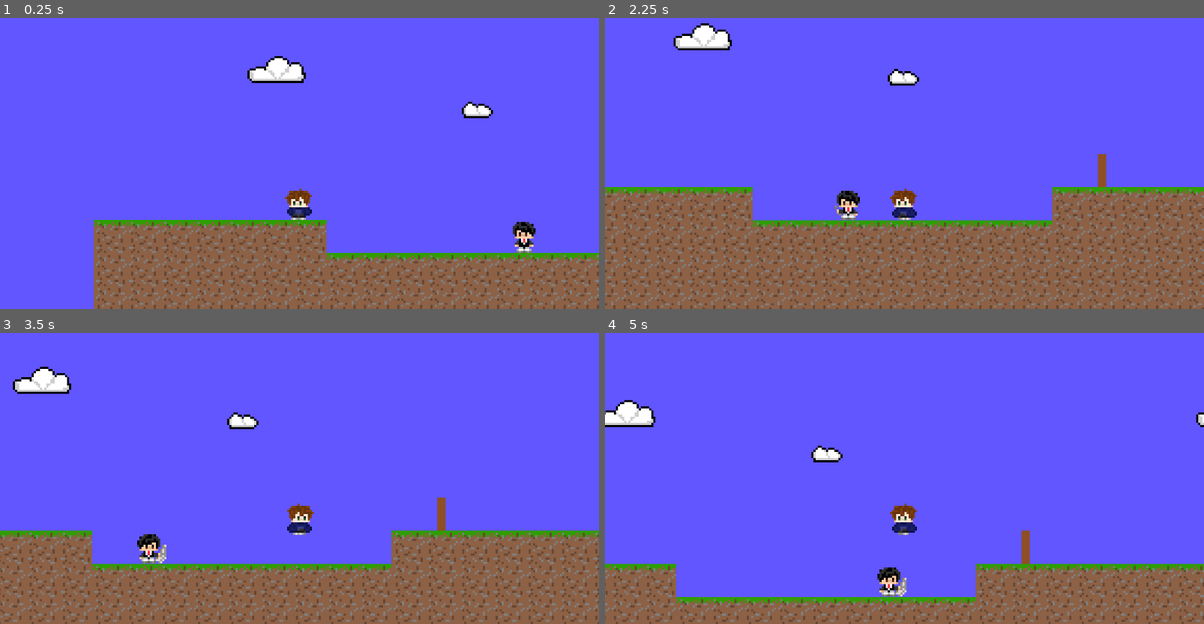
Above: before the commit, frames 1-4 (two rows, left to right).
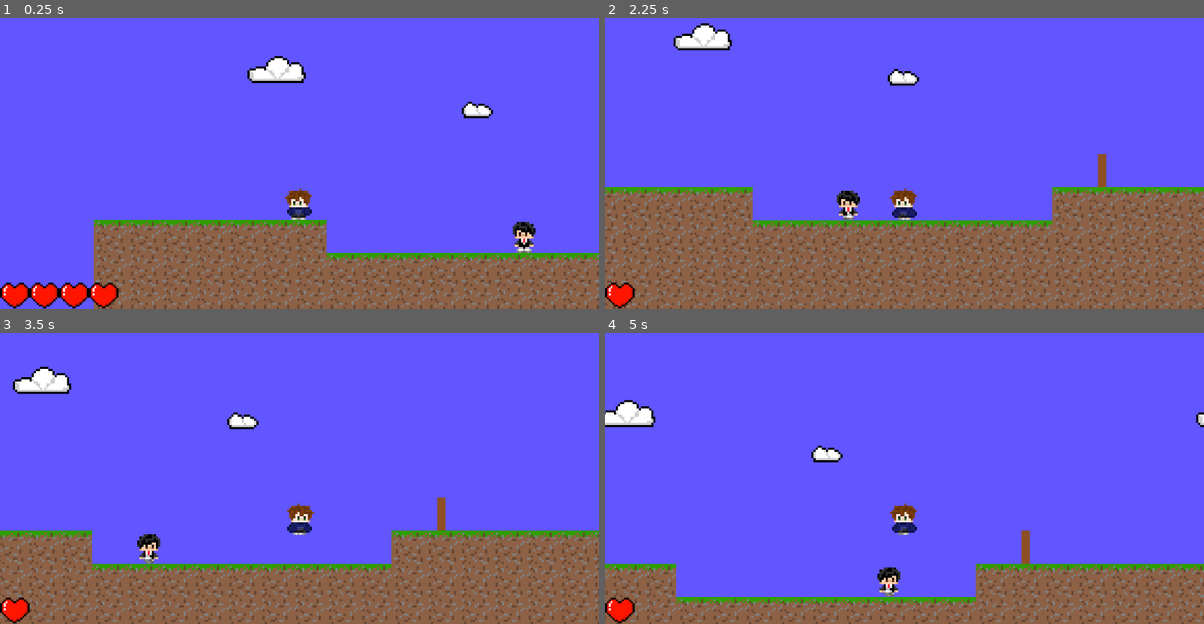
Above: after the commit, the same moments.

Repository: Trismania/htx-the-game
Game: Godot game, scene res://scenes/main.tscn
The game is run twice, just before and just after one commit, with the same random seed, the same clock (stepped at 60 frames per second) and the same inputs.
Inputs:
- Up to frame 1 (0.25 s): no input
- Up to frame 2 (2.25 s): hold D (move_right) 0.53-2.03 s; tap Space (jump) at 0.77, 1.52 s; hold A (move_left) from 2.03 s (still down)
- Up to frame 3 (3.5 s): release A (move_left) at 2.78 s; hold D (move_right) from 2.78 s (still down); tap Space (jump) at 3.02 s
- Up to frame 4 (5 s): tap Space (jump) at 3.77, 4.52 s; release D (move_right) at 4.28 s; hold A (move_left) from 4.28 s (still down)

The runs differ from the first frame. In frame 1, 1.3% of the frame differs, in the area x 0-20%, y 90-100%; in frame 2, 0.4%; in frame 3, 0.5%; in frame 4, 0.5%.

Commit message:
Slight enemy improvement

Diff:
--- a/scenes/main.tscn
+++ b/scenes/main.tscn
@@ -1,8 +1,10 @@
-[gd_scene load_steps=6 format=3 uid="uid://dla5a47hbko3i"]
+[gd_scene load_steps=13 format=3 uid="uid://dla5a47hbko3i"]
 
 [ext_resource type="Texture2D" uid="uid://c4m2derb5j6li" path="res://assets/levelTextures.png" id="1_yo33b"]
 [ext_resource type="PackedScene" uid="uid://bblqhtyuxank" path="res://scenes/player.tscn" id="2_n66ko"]
 [ext_resource type="PackedScene" uid="uid://iisuretcuh7m" path="res://scenes/hhx.tscn" id="3_llxs0"]
+[ext_resource type="Texture2D" uid="uid://33mx4jp4usbr" path="res://assets/hearts.png" id="4_fvct1"]
+[ext_resource type="Script" path="res://scripts/healthbar.gd" id="4_pfgku"]
 
 [sub_resource type="TileSetAtlasSource" id="TileSetAtlasSource_gi2n8"]
 texture = ExtResource("1_yo33b")
@@ -55,6 +57,57 @@
 physics_layer_0/collision_layer = 1
 sources/0 = SubResource("TileSetAtlasSource_gi2n8")
 
+[sub_resource type="AtlasTexture" id="AtlasTexture_lns11"]
+atlas = ExtResource("4_fvct1")
+region = Rect2(0, 48, 64, 16)
+
+[sub_resource type="AtlasTexture" id="AtlasTexture_326bq"]
+atlas = ExtResource("4_fvct1")
+region = Rect2(0, 0, 64, 16)
+
+[sub_resource type="AtlasTexture" id="AtlasTexture_0ufvh"]
+atlas = ExtResource("4_fvct1")
+region = Rect2(0, 32, 64, 16)
+
+[sub_resource type="AtlasTexture" id="AtlasTexture_ysin5"]
+atlas = ExtResource("4_fvct1")
+region = Rect2(0, 16, 64, 16)
+
+[sub_resource type="SpriteFrames" id="SpriteFrames_g0ju6"]
+animations = [{
+"frames": [{
+"duration": 1.0,
+"texture": SubResource("AtlasTexture_lns11")
+}],
+"loop": true,
+"name": &"four",
+"speed": 5.0
+}, {
+"frames": [{
+"duration": 1.0,
+"texture": SubResource("AtlasTexture_326bq")
+}],
+"loop": true,
+"name": &"one",
+"speed": 5.0
+}, {
+"frames": [{
+"duration": 1.0,
+"texture": SubResource("AtlasTexture_0ufvh")
+}],
+"loop": true,
+"name": &"three",
+"speed": 5.0
+}, {
+"frames": [{
+"duration": 1.0,
+"texture": SubResource("AtlasTexture_ysin5")
+}],
+"loop": true,
+"name": &"two",
+"speed": 5.0
+}]
+
 [node name="main" type="Node2D"]
 
 [node name="TileMap" type="TileMap" parent="." groups=["walls"]]
@@ -75,3 +128,22 @@
 
 [node name="HHX" parent="." instance=ExtResource("3_llxs0")]
 position = Vector2(219, 77)
+
+[node name="CanvasLayer" type="CanvasLayer" parent="."]
+
+[node name="Healthbar" type="Control" parent="CanvasLayer"]
+layout_mode = 3
+anchors_preset = 2
+anchor_top = 1.0
+anchor_bottom = 1.0
+offset_top = -40.0
+offset_right = 40.0
+grow_vertical = 0
+script = ExtResource("4_pfgku")
+
+[node name="AnimatedSprite2D" type="AnimatedSprite2D" parent="CanvasLayer/Healthbar"]
+position = Vector2(114, 10.5)
+scale = Vector2(3.5625, 3.5625)
+sprite_frames = SubResource("SpriteFrames_g0ju6")
+animation = &"one"
+autoplay = "four"
--- /dev/null
+++ b/scripts/healthbar.gd
@@ -0,0 +1,16 @@
+extends Control
+
+@onready var animated_sprite_2d: AnimatedSprite2D = $AnimatedSprite2D
+
+var health = 4
+
+func get_hurt():
+	if health == 4:
+		health -= 1
+		animated_sprite_2d.play("three")
+	if health == 3:
+		health -= 1
+		animated_sprite_2d.play("two")
+	if health == 2:
+		health -= 1
+		animated_sprite_2d.play("one")
--- a/scripts/hhx.gd
+++ b/scripts/hhx.gd
@@ -5,19 +5,20 @@
 var state: String = "walking"  # States: "walking" or "attacking"
 var attack_duration = 1.0  # Time to stay in attack mode
 var is_attacking = false  # To prevent multiple attacks
+const ATTACK_RANGE = 16  # 16 pixels or 1 tile
 
 @onready var ray_cast_left: RayCast2D = $RayCastLeft
 @onready var ray_cast_right: RayCast2D = $RayCastRight
 @onready var animated_sprite_2d: AnimatedSprite2D = $AnimatedSprite2D
 @onready var attack_timer: Timer = $AttackTimer
+@onready var healthbar: Control = $"../CanvasLayer/Healthbar"
+@onready var player: CharacterBody2D = $"."
 
 # Player and wall collision groups
 const GROUP_WALL = "walls"
 const GROUP_PLAYER = "players"
 
-func _ready():
-	# Ensure the attack timer is connected to the timeout function
-	attack_timer.connect("timeout", Callable(self, "_on_attack_timer_timeout"))
+
 
 func _physics_process(delta: float) -> void:
 	if state == "walking":
@@ -34,7 +35,7 @@
 			if collider.is_in_group(GROUP_WALL):
 				flip()
 			# If the collider is a player, stop and attack
-			elif collider.is_in_group(GROUP_PLAYER) and not is_attacking:
+			elif collider.is_in_group(GROUP_PLAYER) and is_attacking == false:
 				start_attack()
 
 		# Update velocity and move
@@ -57,9 +58,10 @@
 
 func start_attack():
 	# Switch to attacking state
+	is_attacking = true  # Lock further attacks
 	state = "attacking"
-	animated_sprite_2d.play("attack")  # Optionally play attack animation
-	is_attacking = true  # Lock further attacks
+	animated_sprite_2d.play("attack")  # Optionally play attack animationa
+
 
 	# Only start the attack timer if it is not already running
 	if attack_timer.is_stopped():
@@ -67,8 +69,17 @@
 		print("attack started")
 
 func _on_attack_timer_timeout() -> void:
+	if is_player_in_range():
+		healthbar.get_hurt()
+		print("Damage taken ")
+
 	# Attack is over, go back to walking
 	state = "walking"
 	is_attacking = false  # Unlock attacking again
-	animated_sprite_2d.play("walk")  # Optionally switch back to walking animation
+	animated_sprite_2d.play("run")  # Optionally switch back to walking animation
 	print("attack finished")
+
+func is_player_in_range() -> bool:
+	 # Calculate the distance between the enemy and the player
+	var distance = position.distance_to(player.position)
+	return distance <= ATTACK_RANGE  # Check if within attack range
--- a/scripts/player.gd
+++ b/scripts/player.gd
@@ -4,6 +4,7 @@
 const SPEED = 100.0
 const JUMP_VELOCITY = -250.0
 @onready var animated_sprite_2d: AnimatedSprite2D = $AnimatedSprite2D
+
 
 
 func _physics_process(delta: float) -> void:
Binary file added: assets/hearts.png
Not shown, added: assets/hearts.png.import
